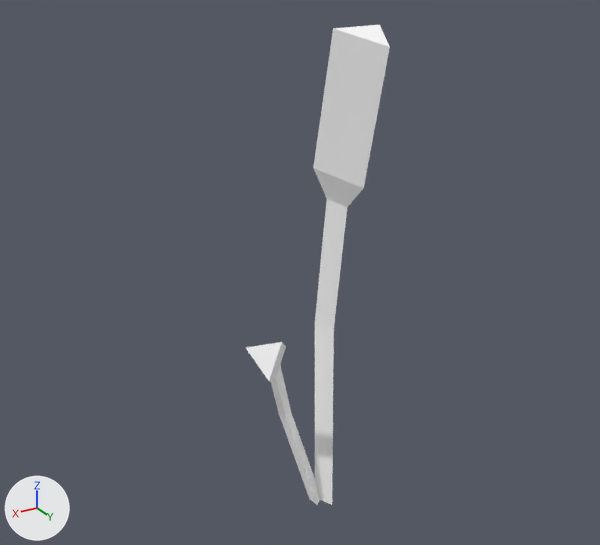
A saved change to the OBJ model Assets/Art/Nova1492/GXConverted/Models/Unknown/Review/datan_common_pul01_954f5b22.obj.
Both versions are drawn from a 50 mm lens placed at (6.69, 10.2, 9.68), pointed at (0.17, -0.67, 4.25). The lights are fixed; the arrows at lower left show +X, +Y and +Z. The first picture is the older version. Where no turn or scale is listed for an object, it has been applied to the vertices.

Before the edit, the objects in view are built like this:
```python
me_datan_common_pul01_954f5b22 = bpy.data.meshes.new('datan_common_pul01_954f5b22')
me_datan_common_pul01_954f5b22.from_pydata(...)  # 30 vertices, 50 faces; spans x -0.38..2.12, y -0.43..1.5, z -0.03..8.3
me_datan_common_pul01_954f5b22.materials.append(mat_datan_common_pul01_954f5b22)  # white #ffffff
ob_datan_common_pul01_954f5b22 = bpy.data.objects.new('datan_common_pul01_954f5b22', me_datan_common_pul01_954f5b22)
ob_datan_common_pul01_954f5b22.location = (0.0, 0.0, 0.0)
```
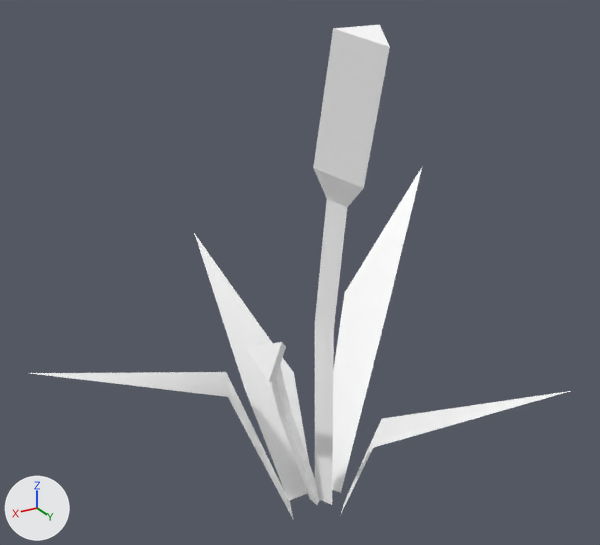
Pixel boxes (x1, y1, x2, y2) of what changed, in the pictures (600 x 545 px):
'datan_common_pul01_954f5b22_mesh01', added: after (30, 168, 570, 518)

The change, as a list of edits to the scene's bpy script:
```text
Add me_datan_common_pul01_954f5b22_mesh01:
    me_datan_common_pul01_954f5b22_mesh01.from_pydata([(-0.01, -0.47, -0.11), (-0.14, -1.41, 1.88), (0.88, -1.42, 1.85), (0.53, -0.47, -0.13), (0.41, -4.43, 3.79), (0.55, -0.38, -0.12), (1.29, -1.3, 2.38), (1.71, -0.39, 2.5), (0.77, 0.11, -0.05), (4.42, -2.23, 2.83), (-0.36, -0.09, -0.05), (-1.96, -0.97, 3.13), (-1.57, -1.9, 2.99), (-0.15, -0.59, -0.12), (-3.97, -2.69, 4.97), (0.07, 0.52, 0.03), (-0.25, 0.98, 1.63), (-0.95, 0.25, 1.54), (-0.3, 0.13, -0.02), (-2.21, 3.18, 3.25)], [], [(0, 1, 2), (2, 3, 0), (4, 2, 1), (5, 6, 7), (7, 8, 5), (9, 7, 6), (10, 11, 12), (12, 13, 10), (14, 12, 11), (15, 16, 17), (17, 18, 15), (19, 17, 16)])
    me_datan_common_pul01_954f5b22_mesh01.materials.append(mat_datan_common_pul01_954f5b22)  # white #ffffff
Add ob_datan_common_pul01_954f5b22_mesh01:
    ob_datan_common_pul01_954f5b22_mesh01 = bpy.data.objects.new('datan_common_pul01_954f5b22_mesh01', me_datan_common_pul01_954f5b22_mesh01)
    ob_datan_common_pul01_954f5b22_mesh01.location = (0.0, 0.0, 0.0)
```
